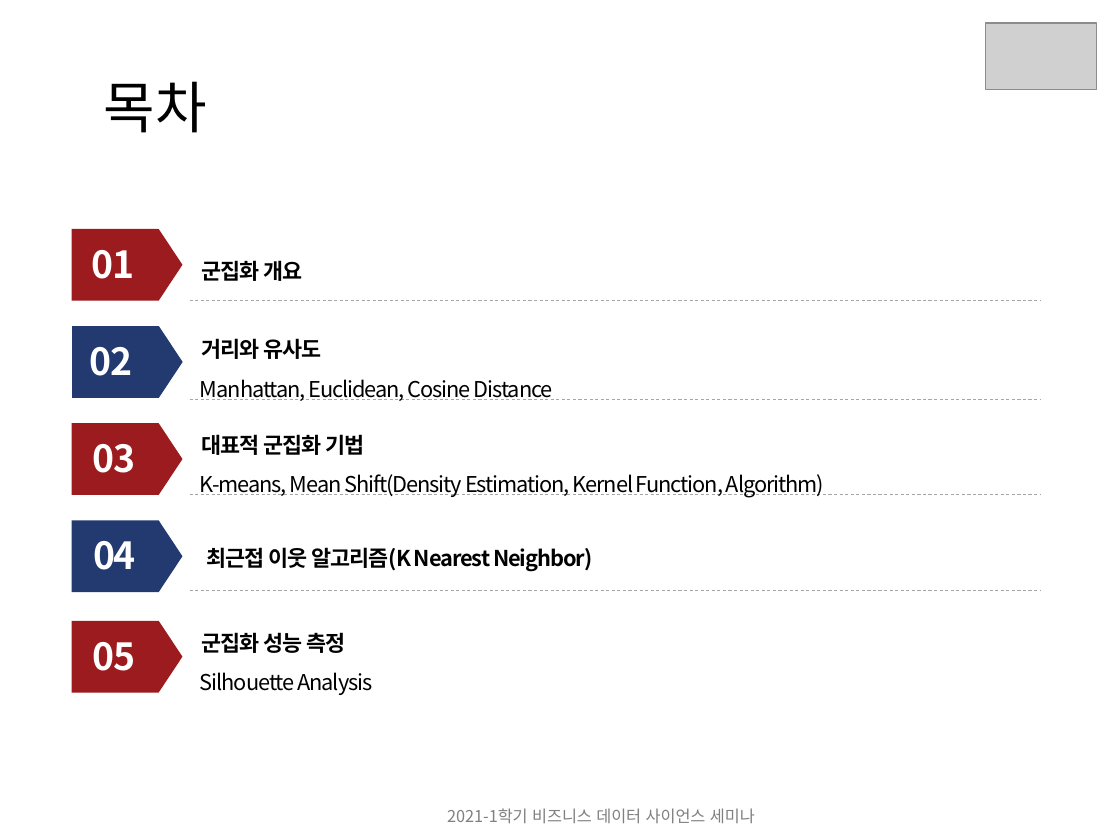
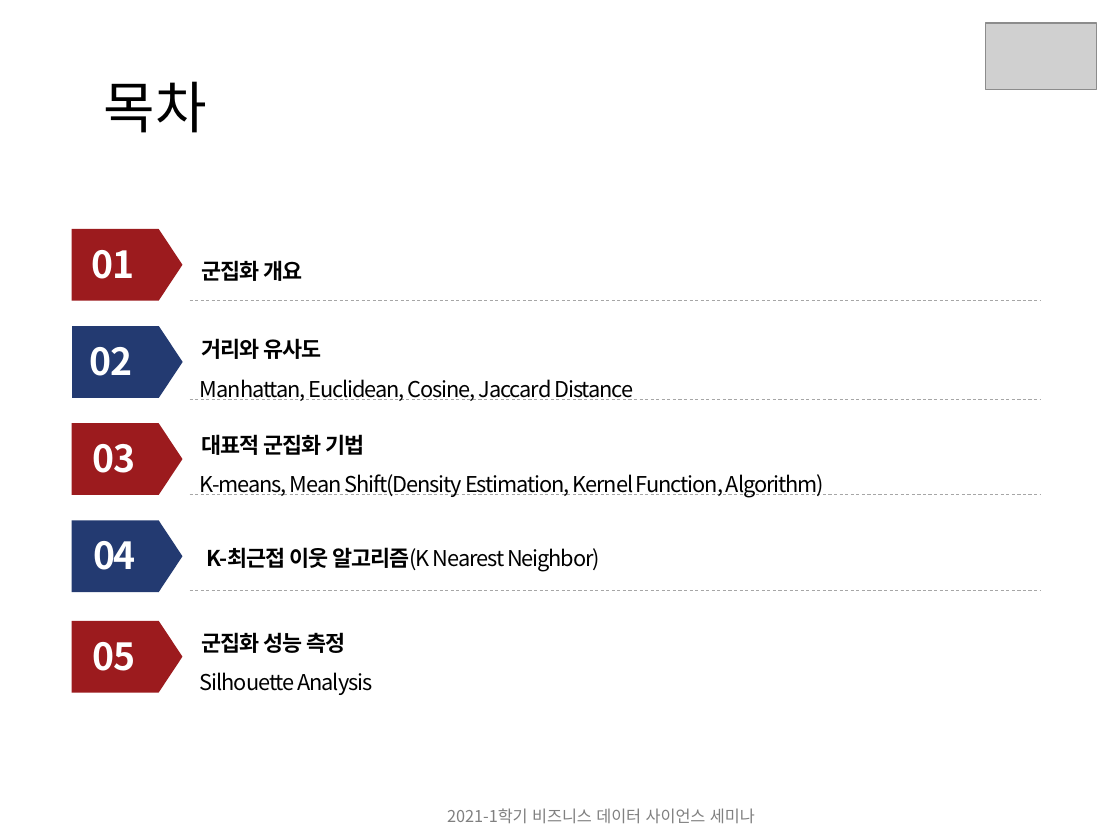
Before and after one commit to jihoahn9303/Seminar_For_Business_DS, a slide deck: slide 2 of document/비즈니스를_위한_데이터과학_6장.pptx. Drawn at 1120x840 pixels with LibreOffice and Linux fonts; fonts in the diff are those of the drawing; grey boxes stand for pictures. Boxes give left, top, right and bottom in pixels: in the first picture for what was removed or moved away, otherwise in the second. Text is boxed around its words. In the diff, an @@ line names an element or a change of style, - is before the commit and + after.

```diff
--- a/document/비즈니스를_위한_데이터과학_6장.pptx
+++ b/document/비즈니스를_위한_데이터과학_6장.pptx
@@ text at [200,379,633,401]: text changed @@
-Manhattan, Euclidean, Cosine Distance
+Manhattan, Euclidean, Cosine, Jaccard Distance
@@ text at [207,547,600,572]: text changed; bold off @@
-최근접 이웃 알고리즘(K Nearest Neighbor)
+K-최근접 이웃 알고리즘(K Nearest Neighbor)
```
Also in this commit, not shown: 25 other slides changed.
